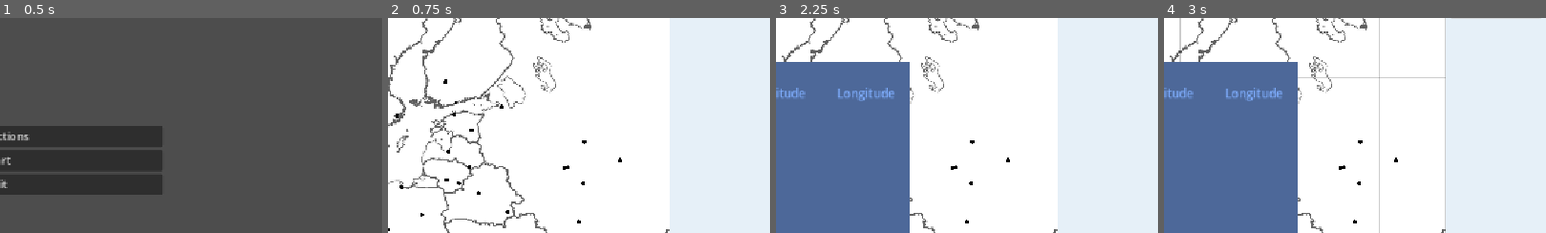
Above: before the commit, frames 1-4 (left to right).
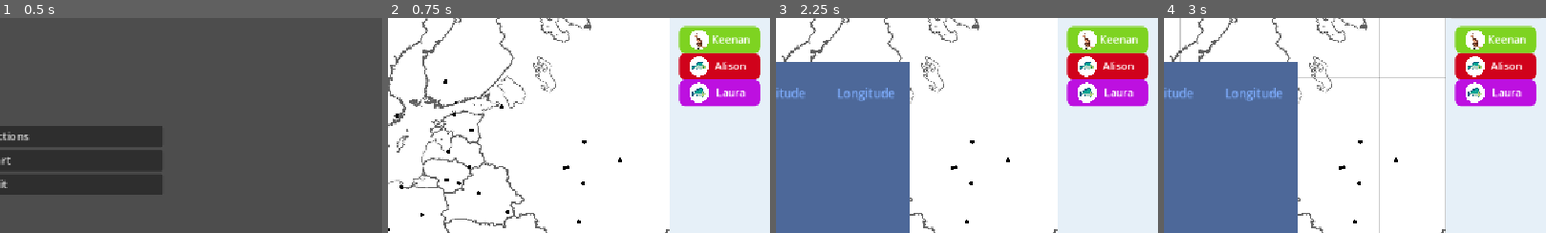
Above: after the commit, the same moments.

Repository: CanadianBoson/family-vacation
Game: Godot game, scene res://main_menu.tscn
Two runs of this game, one before a commit and one after it. Both use one fixed random seed, a clock stepped at 60 frames per second and the inputs below.
Inputs:
- Up to frame 1 (0.5 s): no input
- Up to frame 2 (0.75 s): click "Start" at 0.5 s
- Up to frame 3 (2.25 s): click "Clear All" at 1.25 s; click "Info" at 2 s
- Up to frame 4 (3 s): click "Grid" at 2.75 s
The pictures show only the part of the screen within x 50-100%, y 17-67%; the shares and areas given below are measured in that part.

Frame 1 is identical in both runs. In frame 2, 7.9% of the frame differs, in the area x 76-98%, y 3-42%; in frame 3, 7.9%; in frame 4, 7.9%.

Commit message:
feat: add family menu with dropdowns and avatars

Diff:
--- /dev/null
+++ b/circle_mask.gdshader
@@ -0,0 +1,29 @@
+// circle_with_image.gdshader
+// This shader draws an image inside a solid white circular frame.
+shader_type canvas_item;
+
+void fragment() {
+	// Sample the image texture provided to the TextureRect.
+	vec4 image_color = texture(TEXTURE, UV);
+
+	// Calculate the distance of the current pixel from the center.
+	float distance_from_center = distance(UV, vec2(0.5));
+
+	// Check if the pixel is inside the circle's radius.
+	if (distance_from_center < 0.5) {
+		// Inside the circle.
+		// Start with a solid white background.
+		vec3 final_rgb = vec3(1.0, 1.0, 1.0);
+
+		// Blend the image color onto the white background.
+		// The amount of blending is controlled by the image's own alpha.
+		// This correctly layers the image "on top" of the white circle.
+		final_rgb = mix(final_rgb, image_color.rgb, image_color.a);
+
+		// Set the final color and make it fully opaque.
+		COLOR = vec4(final_rgb, 1.0);
+	} else {
+		// Outside the circle, so make the pixel fully transparent.
+		COLOR.a = 0.0;
+	}
+}
--- /dev/null
+++ b/dropdown_data.json
@@ -0,0 +1,14 @@
+{
+  "details": [
+	"Analyze the star charts.",
+	"Prepare the expedition supplies.",
+	"Scout the northern pass.",
+	"Gather local intelligence.",
+	"Secure the artifact.",
+	"Report back to the council.",
+	"Unlock ancient secrets.",
+	"Forge a new alliance.",
+	"Defend the outpost.",
+	"Explore the ruins."
+  ]
+}
--- a/game_scene.tscn
+++ b/game_scene.tscn
@@ -7,6 +7,7 @@
 [ext_resource type="Script" uid="uid://dpyelxgx1eew2" path="res://pin_manager.gd" id="4_mj2jn"]
 [ext_resource type="Script" uid="uid://bqyrkqgeqeen8" path="res://info_popup.gd" id="6_kdryc"]
 [ext_resource type="Script" uid="uid://dguaa8uarvjss" path="res://grid_overlay.gd" id="7_6e45b"]
+[ext_resource type="PackedScene" uid="uid://fy5xvtergi3a" path="res://vertical_menu.tscn" id="8_e35lh"]
 
 [sub_resource type="ShaderMaterial" id="ShaderMaterial_kdryc"]
 shader = ExtResource("3_mj2jn")
@@ -246,6 +247,12 @@
 [node name="GridOverlay" type="Node2D" parent="."]
 script = ExtResource("7_6e45b")
 
+[node name="VerticalMenu" parent="." instance=ExtResource("8_e35lh")]
+offset_left = 1029.0
+offset_top = 128.0
+offset_right = 1079.0
+offset_bottom = 178.0
+
 [connection signal="pressed" from="LedgerPanel/LedgerHeaderVBox/ClearAllButton" to="." method="_on_clear_all_button_pressed"]
 [connection signal="pressed" from="MenuButtons/VBoxContainer/BackButton" to="." method="_on_back_button_pressed"]
 [connection signal="pressed" from="MenuButtons/VBoxContainer/InfoButton" to="." method="_on_info_button_pressed"]
--- /dev/null
+++ b/menu_item.gd
@@ -0,0 +1,94 @@
+# menu_item.gd
+# This script controls a single item in our vertical menu, including a dropdown.
+# The root node is now a VBoxContainer to handle automatic resizing.
+extends VBoxContainer
+
+@onready var header: PanelContainer = $Header
+@onready var label: Label = $Header/HBoxContainer/ItemLabel
+@onready var circle_image: TextureRect = $Header/HBoxContainer/CircleImage
+@onready var dropdown_container: VBoxContainer = $DropdownContainer
+@onready var dropdown_animator: AnimationPlayer = $DropdownAnimator
+
+var dropdown_data = []
+var is_open = false
+var is_animating = false
+
+func _ready():
+	_load_dropdown_data()
+	header.gui_input.connect(_on_header_gui_input)
+	# Start with the dropdown hidden. Its size will not be part of the layout.
+	dropdown_container.hide()
+
+func setup(item_text: String, background_color: Color, image_path: String):
+	label.text = item_text
+
+	if not image_path.is_empty():
+		circle_image.texture = load(image_path)
+
+	var new_stylebox = header.get("theme_override_styles/panel").duplicate()
+	new_stylebox.bg_color = background_color
+	header.add_theme_stylebox_override("panel", new_stylebox)
+
+func _load_dropdown_data():
+	var file_path = "res://dropdown_data.json"
+	if not FileAccess.file_exists(file_path): return
+
+	var file = FileAccess.open(file_path, FileAccess.READ)
+	var content = file.get_as_text()
+	var json_data = JSON.parse_string(content)
+	if typeof(json_data) == TYPE_DICTIONARY and json_data.has("details"):
+		dropdown_data = json_data.details
+
+func _on_header_gui_input(event: InputEvent):
+	if event is InputEventMouseButton and event.button_index == MOUSE_BUTTON_LEFT and event.is_pressed():
+		if not is_animating:
+			toggle_dropdown()
+
+func toggle_dropdown():
+	is_animating = true
+	is_open = not is_open
+
+	if is_open:
+		_populate_dropdown()
+		# Make the dropdown visible. The parent VBoxContainer will now
+		# automatically account for its size and push other items down.
+		dropdown_container.show()
+		dropdown_animator.play("open")
+		await dropdown_animator.animation_finished
+	else:
+		dropdown_animator.play("close")
+		await dropdown_animator.animation_finished
+		# Hide the dropdown. The parent VBoxContainer will automatically
+		# reclaim the space, moving other items up.
+		dropdown_container.hide()
+		_clear_dropdown()
+
+	is_animating = false
+
+func _populate_dropdown():
+	_clear_dropdown()
+	if dropdown_data.is_empty(): return
+
+	var num_to_show = randi_range(1,3)
+	dropdown_data.shuffle()
+
+	for i in range(min(num_to_show, dropdown_data.size())):
+		var bullet_point = Label.new()
+		bullet_point.text = "• " + dropdown_data[i]
+
+		# --- FIX: Enable text wrapping for bullet points ---
+		# 1. Tell the label to fill the available horizontal space.
+		bullet_point.size_flags_horizontal = Control.SIZE_EXPAND_FILL
+		# 2. Set the autowrap mode to break text into new lines.
+		# The constant is now part of the TextServer class in Godot 4.
+		bullet_point.autowrap_mode = TextServer.AUTOWRAP_WORD_SMART
+		# ----------------------------------------------------
+
+		# Add a smaller font size for the bullet points.
+		bullet_point.add_theme_font_size_override("font_size", 12)
+		bullet_point.set("theme_override_colors/font_color", Color.DARK_ORCHID)
+		dropdown_container.add_child(bullet_point)
+
+func _clear_dropdown():
+	for child in dropdown_container.get_children():
+		child.queue_free()
--- /dev/null
+++ b/menu_item.tscn
@@ -0,0 +1,103 @@
+[gd_scene load_steps=9 format=3 uid="uid://16ha4ef8tflw"]
+
+[ext_resource type="Script" uid="uid://cyyvq30j8gqb7" path="res://menu_item.gd" id="1_lg34y"]
+[ext_resource type="Shader" uid="uid://ctggyy2ad2qhe" path="res://circle_mask.gdshader" id="2_7i8jb"]
+
+[sub_resource type="StyleBoxFlat" id="StyleBoxFlat_7i8jb"]
+corner_radius_top_left = 10
+corner_radius_top_right = 10
+corner_radius_bottom_right = 10
+corner_radius_bottom_left = 10
+expand_margin_left = 15.0
+expand_margin_top = 5.0
+expand_margin_right = 15.0
+expand_margin_bottom = 5.0
+
+[sub_resource type="ShaderMaterial" id="ShaderMaterial_1khwl"]
+shader = ExtResource("2_7i8jb")
+
+[sub_resource type="Animation" id="Animation_7i8jb"]
+resource_name = "open"
+tracks/0/type = "value"
+tracks/0/imported = false
+tracks/0/enabled = true
+tracks/0/path = NodePath("DropdownContainer:modulate")
+tracks/0/interp = 1
+tracks/0/loop_wrap = true
+tracks/0/keys = {
+"times": PackedFloat32Array(0, 0.3),
+"transitions": PackedFloat32Array(1, 1),
+"update": 0,
+"values": [Color(1, 1, 1, 0), Color(1, 1, 1, 1)]
+}
+
+[sub_resource type="Animation" id="Animation_1khwl"]
+length = 0.001
+tracks/0/type = "value"
+tracks/0/imported = false
+tracks/0/enabled = true
+tracks/0/path = NodePath("DropdownContainer:modulate")
+tracks/0/interp = 1
+tracks/0/loop_wrap = true
+tracks/0/keys = {
+"times": PackedFloat32Array(0),
+"transitions": PackedFloat32Array(1),
+"update": 0,
+"values": [Color(1, 1, 1, 0)]
+}
+
+[sub_resource type="Animation" id="Animation_hcqda"]
+resource_name = "close"
+tracks/0/type = "value"
+tracks/0/imported = false
+tracks/0/enabled = true
+tracks/0/path = NodePath("DropdownContainer:modulate")
+tracks/0/interp = 1
+tracks/0/loop_wrap = true
+tracks/0/keys = {
+"times": PackedFloat32Array(0, 0.2),
+"transitions": PackedFloat32Array(1, 1),
+"update": 0,
+"values": [Color(1, 1, 1, 1), Color(1, 1, 1, 0)]
+}
+
+[sub_resource type="AnimationLibrary" id="AnimationLibrary_nxtqp"]
+_data = {
+&"RESET": SubResource("Animation_1khwl"),
+&"close": SubResource("Animation_hcqda"),
+&"open": SubResource("Animation_7i8jb")
+}
+
+[node name="MenuItem" type="VBoxContainer"]
+offset_right = 35.0
+offset_bottom = 34.0
+script = ExtResource("1_lg34y")
+
+[node name="Header" type="PanelContainer" parent="."]
+layout_mode = 2
+theme_override_styles/panel = SubResource("StyleBoxFlat_7i8jb")
+
+[node name="HBoxContainer" type="HBoxContainer" parent="Header"]
+custom_minimum_size = Vector2(30, 30)
+layout_mode = 2
+alignment = 1
+
+[node name="CircleImage" type="TextureRect" parent="Header/HBoxContainer"]
+material = SubResource("ShaderMaterial_1khwl")
+custom_minimum_size = Vector2(30, 30)
+layout_mode = 2
+expand_mode = 2
+
+[node name="ItemLabel" type="Label" parent="Header/HBoxContainer"]
+layout_mode = 2
+size_flags_horizontal = 3
+horizontal_alignment = 1
+
+[node name="DropdownContainer" type="VBoxContainer" parent="."]
+modulate = Color(1, 1, 1, 0)
+layout_mode = 2
+
+[node name="DropdownAnimator" type="AnimationPlayer" parent="."]
+libraries = {
+&"": SubResource("AnimationLibrary_nxtqp")
+}
--- /dev/null
+++ b/menu_items.json
@@ -0,0 +1,7 @@
+{
+  "items": [
+	"Laura",
+	"Keenan",
+	"Alison",
+  ]
+}
--- /dev/null
+++ b/vertical_menu.gd
@@ -0,0 +1,64 @@
+# vertical_menu.gd
+# This script dynamically builds a vertical menu from a JSON file.
+extends Control
+
+const MenuItemScene = preload("res://menu_item.tscn")
+
+@onready var vbox: VBoxContainer = $MenuVBox
+
+var ITEM_COLORS = [
+	Color.html("#4A90E2"), # Blue
+	Color.html("#50E3C2"), # Teal
+	Color.html("#F5A623"), # Orange
+	Color.html("#BD10E0"), # Purple
+	Color.html("#7ED321"), # Green
+	Color.html("#D0021B")  # Red
+]
+
+const IMAGE_FOLDER_PATH = "res://menu_images/"
+var image_paths = []
+
+func _ready():
+	_load_image_paths()
+	_build_menu()
+
+func _load_image_paths():
+	var dir = DirAccess.open(IMAGE_FOLDER_PATH)
+	if dir:
+		dir.list_dir_begin()
+		var file_name = dir.get_next()
+		while file_name != "":
+			if not dir.current_is_dir() and file_name.ends_with(".png"):
+				image_paths.append(IMAGE_FOLDER_PATH + file_name)
+			file_name = dir.get_next()
+	else:
+		print("Error: Could not open image directory at ", IMAGE_FOLDER_PATH)
+
+func _build_menu():
+	var file_path = "res://menu_items.json"
+
+	if not FileAccess.file_exists(file_path):
+		print("Error: Menu items JSON file not found at ", file_path)
+		return
+
+	var file = FileAccess.open(file_path, FileAccess.READ)
+	var content = file.get_as_text()
+	var json_data = JSON.parse_string(content)
+
+	if typeof(json_data) != TYPE_DICTIONARY or not json_data.has("items"):
+		print("Error: Invalid JSON format in ", file_path)
+		return
+
+	var item_texts = json_data.items
+	item_texts.shuffle()
+
+	for text in item_texts:
+		var menu_item = MenuItemScene.instantiate()
+		vbox.add_child(menu_item)
+
+		var random_color = ITEM_COLORS.pick_random()
+		var random_image_path = ""
+		if not image_paths.is_empty():
+			random_image_path = image_paths.pick_random()
+
+		menu_item.setup(text, random_color, random_image_path)
--- /dev/null
+++ b/vertical_menu.tscn
@@ -0,0 +1,15 @@
+[gd_scene load_steps=2 format=3 uid="uid://fy5xvtergi3a"]
+
+[ext_resource type="Script" uid="uid://cddoylei1y73" path="res://vertical_menu.gd" id="1_hbco0"]
+
+[node name="VerticalMenu" type="Control"]
+custom_minimum_size = Vector2(50, 50)
+layout_mode = 3
+anchors_preset = 0
+script = ExtResource("1_hbco0")
+
+[node name="MenuVBox" type="VBoxContainer" parent="."]
+layout_mode = 0
+offset_right = 40.0
+offset_bottom = 40.0
+theme_override_constants/separation = 10
Not shown, added: circle_mask.gdshader.uid
Not shown: 1 places in game_scene.tscn that only renumber resources
Binary file added: menu_images/cat.png
Not shown, added: menu_images/cat.png.import
Binary file added: menu_images/dolphin.png
Not shown, added: menu_images/dolphin.png.import
Binary file added: menu_images/elephant.png
Not shown, added: menu_images/elephant.png.import
Binary file added: menu_images/fish.png
Not shown, added: menu_images/fish.png.import
Binary file added: menu_images/kangaroo.png
Not shown, added: menu_images/kangaroo.png.import
(and 7 more such lines)
